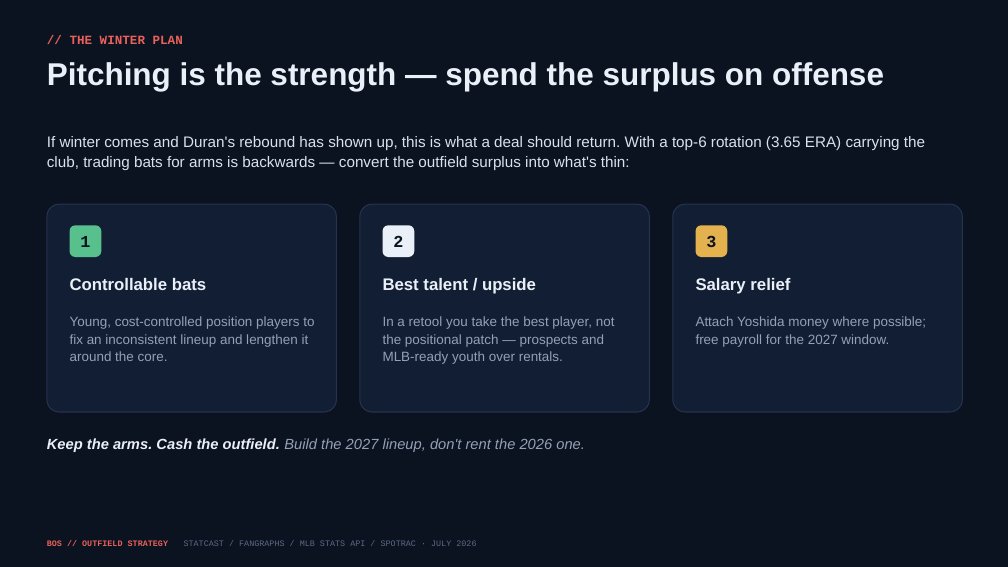
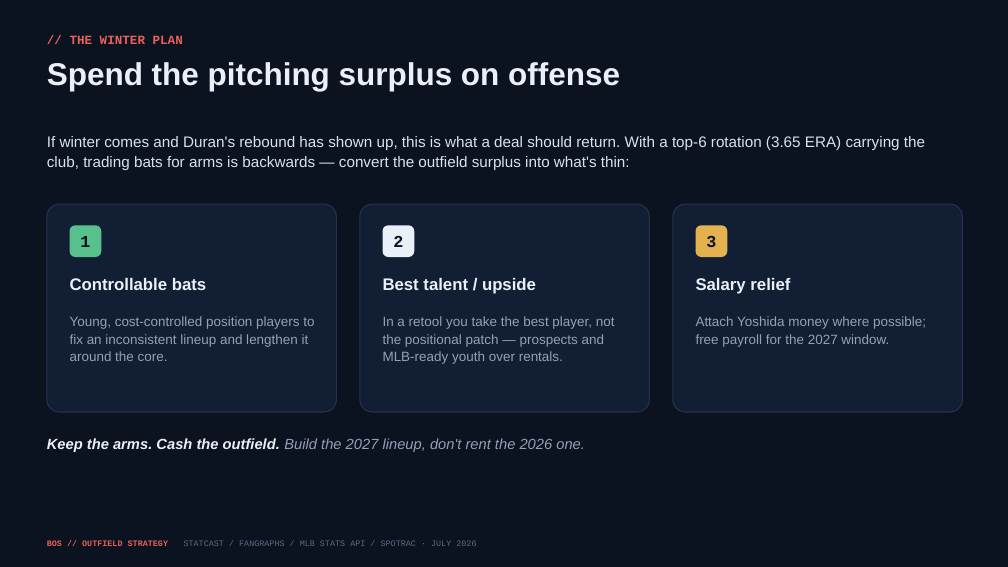
Before and after one commit to justinloo12/jarren-duran-outlier-analysis, a slide deck: slide 14 of outputs/Red_Sox_Outfield_Strategy.pptx. Drawn at 1008x567 pixels with LibreOffice and Linux fonts; fonts in the diff are those of the drawing. Boxes give left, top, right and bottom in pixels: in the first picture for what was removed or moved away, otherwise in the second. Text is boxed around its words. In the diff, an @@ line names an element or a change of style, - is before the commit and + after.

```diff
--- a/outputs/Red_Sox_Outfield_Strategy.pptx
+++ b/outputs/Red_Sox_Outfield_Strategy.pptx
@@ text at [47,62,620,91]: text changed @@
-Pitching is the strength — spend the surplus on offense
+Spend the pitching surplus on offense
```
Also in this commit, not shown: 14 other slides changed, 43 other files.
